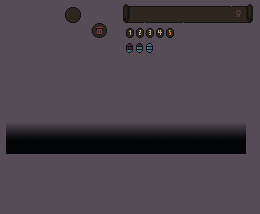
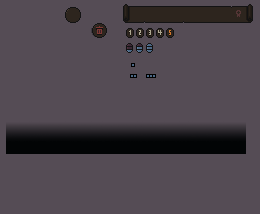
Layer changes from the first 260 × 214 image to the second:
added layer "InventoryFaithCost1.png" in group "Faith Cost" over [131, 63, 135, 67]
added layer "InventoryFaithCost2.png" in group "Faith Cost" over [130, 74, 137, 78]
added layer "InventoryFaithCost3.png" in group "Faith Cost" over [146, 74, 156, 78]
